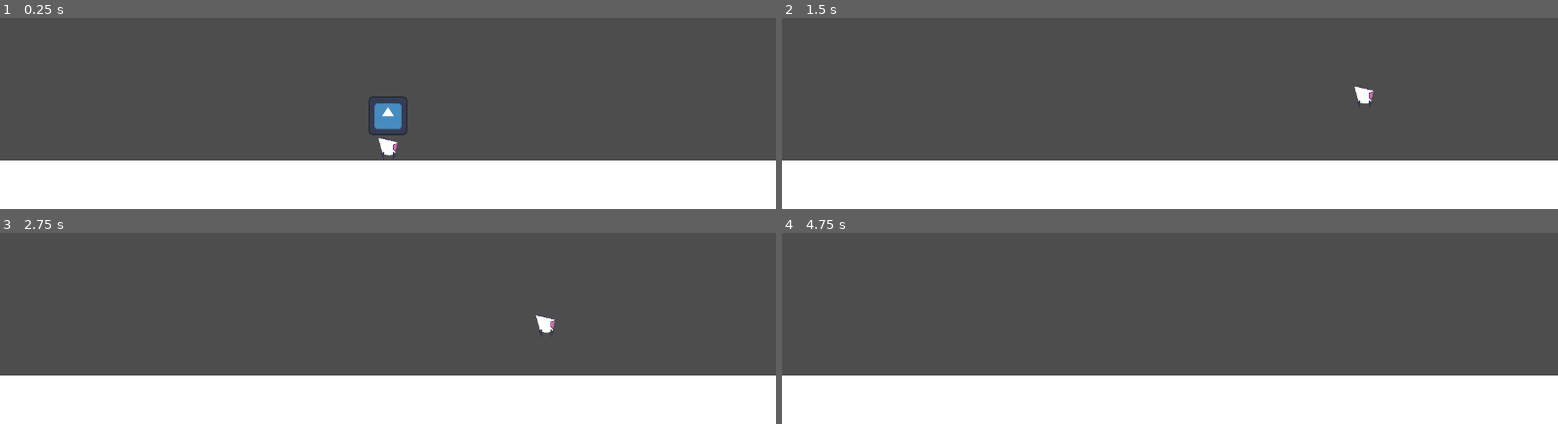
Above: before the commit, frames 1-4 (two rows, left to right).
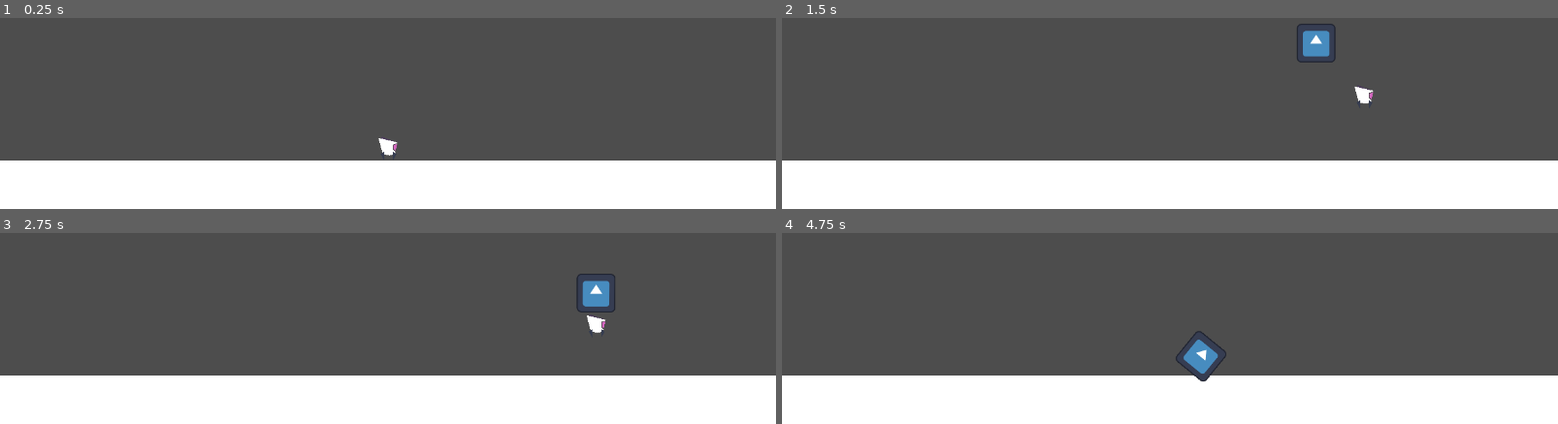
Above: after the commit, the same moments.

Repository: SnappyDragon64/Volleyball
Game: Godot game, scene res://game/game/sandbox.tscn
Same seed, same stepped clock (60 frames per second), same inputs: the game is played once before the commit and once after it. The engine's default icon, where the game draws it, is replaced by a stand-in: a white triangle on a blue panel in a dark square.
Inputs (mouse positions are in pixels of both pictures, inside the frame that each line leads up to):
- Up to frame 1 (0.25 s): no input
- Up to frame 2 (1.5 s): tap Enter at 0.5 s; move the mouse to (outside the picture) at 0.52 s; hold Right (move_right) from 0.53 s (still down); tap Z (grab) at 0.6 s; tap Space (jump) at 0.77, 1.07 s; click (outside the picture) at 0.8 s; move the mouse to (outside the picture) at 1.27 s; click (outside the picture) at 1.35 s
- Up to frame 3 (2.75 s): tap Space (jump) at 1.52, 1.55, 1.82, 2.1 s; move the mouse to (outside the picture) at 2.02 s; release Right (move_right) at 2.03 s; hold Left (move_left) from 2.03 s (still down); click (outside the picture) at 2.17 s; tap Z (grab) at 2.3 s
- Up to frame 4 (4.75 s): move the mouse to (1131, 292) at 2.77 s; release Left (move_left) at 2.78 s; hold Right (move_right) 2.78-4.28 s; tap Z (grab) at 2.85, 4.55 s; tap Space (jump) at 3.02, 3.32, 3.77, 3.8, 4.07, 4.52 s; click (1131, 292) at 3.05 s; move the mouse to (1402, 271) at 3.52 s; right-click (1402, 271) at 3.6 s; click (1402, 271) at 3.67 s; move the mouse to (outside the picture) at 4.27 s; hold Left (move_left) from 4.28 s (still down); click (outside the picture) at 4.35 s

The runs differ from the first frame. In frame 1, 0.6% of the frame differs, in the area x 47-53%, y 41-62%; in frame 2, 0.6%; in frame 3, 0.9%, in the area x 69-80%, y 21-53%; in frame 4, 0.7%.

Commit message:
Developing Rolling State (WIP)

Diff:
--- a/game/core/signals.gd
+++ b/game/core/signals.gd
@@ -4,5 +4,8 @@
 # PLAYER
 signal recall_head(player_global_position: Vector2)
 
+#HEAD
+signal initiate_rolling()
+
 # EVENT
 signal event(id: int)
--- a/game/entity/player/head.gd
+++ b/game/entity/player/head.gd
@@ -18,3 +18,24 @@
 	recall_direction = recall_direction.normalized()
 	var recall_magnitude = recall_direction.x * RECALL_IMPULSE
 	apply_torque_impulse(recall_magnitude)
+
+func _physics_process(delta: float) -> void:
+	if abs(linear_velocity) < Vector2(10, 10):
+		#print("stationary")
+		set_collision_layer_value(5, true)
+		set_collision_layer_value(4, false)
+	else:
+		#print("moving")
+		set_collision_layer_value(5, false)
+		set_collision_layer_value(4, true)
+
+	$Node.rotation = -rotation
+
+
+func _on_enter_rolling_body_entered(body: Node2D) -> void:
+
+	var is_on_floor = $Node/FloorCast.is_colliding()
+
+	if body.is_in_group(Groups.PLAYER) and is_on_floor:
+		Signals.initiate_rolling.emit(global_position)
+		queue_free()
--- a/game/entity/player/head.tscn
+++ b/game/entity/player/head.tscn
@@ -6,19 +6,34 @@
 [sub_resource type="CircleShape2D" id="CircleShape2D_qxnpo"]
 radius = 32.0
 
+[sub_resource type="RectangleShape2D" id="RectangleShape2D_f8hvy"]
+size = Vector2(64, 26)
+
 [node name="Head" type="RigidBody2D"]
-collision_layer = 4
+collision_layer = 16
 gravity_scale = 0.4
+contact_monitor = true
+linear_damp = 0.5
 script = ExtResource("1_nj3d2")
 
 [node name="Collider" type="CollisionShape2D" parent="."]
 shape = SubResource("CircleShape2D_qxnpo")
 
 [node name="HeadModel" type="Sprite2D" parent="."]
-visible = false
 scale = Vector2(0.5, 0.5)
 texture = ExtResource("1_x5vyb")
 
-[node name="Area2D" type="Area2D" parent="."]
+[node name="Node" type="Node2D" parent="."]
 
-[node name="CollisionShape2D" type="CollisionShape2D" parent="Area2D"]
+[node name="EnterRolling" type="Area2D" parent="Node"]
+collision_mask = 2
+
+[node name="CollisionShape2D" type="CollisionShape2D" parent="Node/EnterRolling"]
+position = Vector2(0, -31)
+shape = SubResource("RectangleShape2D_f8hvy")
+
+[node name="FloorCast" type="RayCast2D" parent="Node"]
+target_position = Vector2(0, 35)
+
+[connection signal="body_entered" from="Node/EnterRolling" to="." method="_on_enter_rolling_body_entered"]
+[connection signal="body_entered" from="Node/EnterRolling" to="." method="_on_area_2d_body_entered"]
--- a/game/entity/player/player.gd
+++ b/game/entity/player/player.gd
@@ -4,6 +4,7 @@
 const SPEED := 200.0
 const DEFAULT_SPEED_MULTIPLIER := 1.0
 const HEADLESS_SPEED_MULTIPLIER := 2.0
+const ROLLING_SPEED_MULTIPLIER := 1.5
 const JUMP_VELOCITY := -400.0
 const THROW_IMPULSE := 500.0
 
@@ -21,6 +22,8 @@
 	add_to_group(Groups.PLAYER)
 	add_to_group(Groups.HAS_WEIGHT)
 
+	Signals.initiate_rolling.connect(_on_initiate_rolling)
+
 
 func _input(event: InputEvent):
 	if event is InputEventKey or event is InputEventMouseButton:
@@ -34,6 +37,8 @@
 	match new_state:
 		State.DEFAULT:
 			add_to_group(Groups.HAS_WEIGHT)
+			$HeadCollider.position = Vector2(0, -74)
+			$Model/HeadModel.position = Vector2(0, -74)
 			$HeadCollider.set_disabled(false)
 			$Model/HeadModel.set_visible(true)
 		State.HEADLESS:
@@ -43,7 +48,11 @@
 		State.ITEM:
 			add_to_group(Groups.HAS_WEIGHT)
 		State.ROLLING:
-			pass
+			add_to_group(Groups.HAS_WEIGHT)
+			$HeadCollider.position = Vector2(0, 32)
+			$Model/HeadModel.position = Vector2(0, 32)
+			$HeadCollider.set_disabled(false)
+			$Model/HeadModel.set_visible(true)
 
 	current_state = new_state
 
@@ -82,8 +91,11 @@
 	move_and_slide()
 
 
-func _rolling_physics_process(_delta: float):
-	pass
+func _rolling_physics_process(delta: float):
+	apply_gravity(delta)
+	enable_movement(ROLLING_SPEED_MULTIPLIER)
+	enable_jump()
+	move_and_slide()
 
 
 func apply_gravity(delta: float):
@@ -103,6 +115,8 @@
 func enable_jump():
 	if Input.is_action_just_pressed("jump") and is_on_floor():
 		velocity.y = JUMP_VELOCITY
+		#if current_state == State.ROLLING:
+			#change_state(State.HEADLESS)
 
 
 func enable_yeet():
@@ -125,6 +139,8 @@
 
 func check_and_yeet(direction_vector: Vector2):
 	if Input.is_action_just_pressed("yeet"):
+		if direction_vector.y >= 0:
+			direction_vector.y = 0
 		change_state(State.HEADLESS)
 		$CrosshairOrigin.set_visible(false)
 
@@ -156,5 +172,8 @@
 				change_state(State.DEFAULT)
 
 
+func _on_initiate_rolling(head_position):
+	change_state(State.ROLLING)
+
 func _on_recall_cooldown_timeout():
 	can_recall = true
--- a/game/entity/player/player.tscn
+++ b/game/entity/player/player.tscn
@@ -17,7 +17,7 @@
 
 [node name="Player" type="CharacterBody2D"]
 collision_layer = 2
-collision_mask = 5
+collision_mask = 21
 script = ExtResource("1_ho5xm")
 
 [node name="PlayerCollider" type="CollisionShape2D" parent="."]
@@ -31,7 +31,7 @@
 [node name="InteractionArea" type="Area2D" parent="."]
 position = Vector2(0, -21)
 collision_layer = 0
-collision_mask = 12
+collision_mask = 28
 
 [node name="Collider" type="CollisionShape2D" parent="InteractionArea"]
 shape = SubResource("CircleShape2D_fkdut")
@@ -43,6 +43,7 @@
 scale = Vector2(1.2, 1.2)
 
 [node name="HeadModel" type="Sprite2D" parent="Model"]
+visible = false
 position = Vector2(0, -74)
 rotation = 0.00456835
 scale = Vector2(0.5, 0.5)
--- a/project.godot
+++ b/project.godot
@@ -94,4 +94,5 @@
 2d_physics/layer_1="Terrain"
 2d_physics/layer_2="Player"
 2d_physics/layer_3="Head"
-2d_physics/layer_4="Props"
+2d_physics/layer_4="Moving Props"
+2d_physics/layer_5="Stationary Props"
Not shown: 1 places in game/entity/player/head.tscn that only renumber resources
